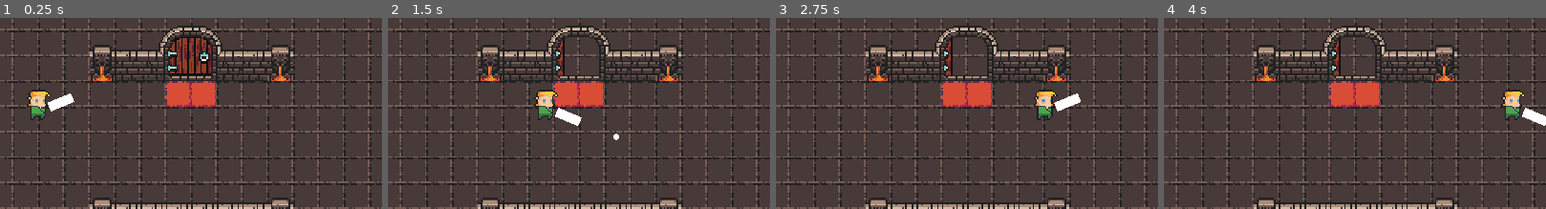
Above: before the commit, frames 1-4 (left to right).
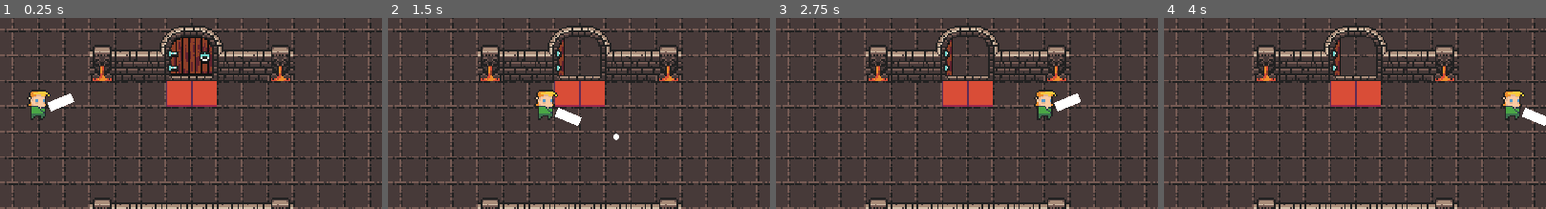
Above: after the commit, the same moments.

Repository: PizzaJuggler/GMTK-2020
Game: Godot game, scene res://level/level.tscn
Two runs of this game, one before a commit and one after it. Both use one fixed random seed, a clock stepped at 60 frames per second and the inputs below.
Inputs (mouse positions are % of the whole screen's width and height, from its top left):
- Up to frame 1 (0.25 s): no input
- Up to frame 2 (1.5 s): tap Enter at 0.5 s; move the mouse to (72, 45) at 0.52 s; hold W (move) 0.53-1.28 s; move the mouse to (30, 55) at 1.27 s; tap Space (shoot) at 1.35 s
- Up to frame 3 (2.75 s): tap Space (shoot) at 2 s; move the mouse to (60, 28) at 2.02 s; hold W (move) from 2.03 s (still down)
- Up to frame 4 (4 s): move the mouse to (45, 70) at 2.77 s; release W (move) at 2.78 s; tap Space (shoot) at 2.85 s; move the mouse to (80, 65) at 3.52 s; hold W (move) from 3.53 s (still down)
The pictures show only the part of the screen within x 32-82%, y 17-67%; the shares and areas given below are measured in that part.

The runs differ from the first frame. In frame 1, 1.6% of the frame differs, in the area x 36-64%, y 4-47%; in frame 2, 1.2%; in frame 3, 1.2%; in frame 4, 1.2%.

Commit message:
improved red carpet

Diff:
--- a/godot/level/level.tscn
+++ b/godot/level/level.tscn
@@ -14,7 +14,7 @@
 tile_data = PoolIntArray( -1, 0, 589824, -65536, 0, 983041, -65535, 0, 983041, -65534, 0, 983041, -65533, 0, 983041, -6 …(9369 unchanged characters)…
 
 [node name="Door" parent="." instance=ExtResource( 4 )]
-position = Vector2( 271.615, 64 )
+position = Vector2( 272, 64 )
 
 [node name="Player" parent="." instance=ExtResource( 1 )]
 position = Vector2( 175.945, 96 )
Binary file changed: godot/level/0x72_DungeonTilesetII_v1.3.png
Not shown, changed: graphics_source/tileset.xcf
